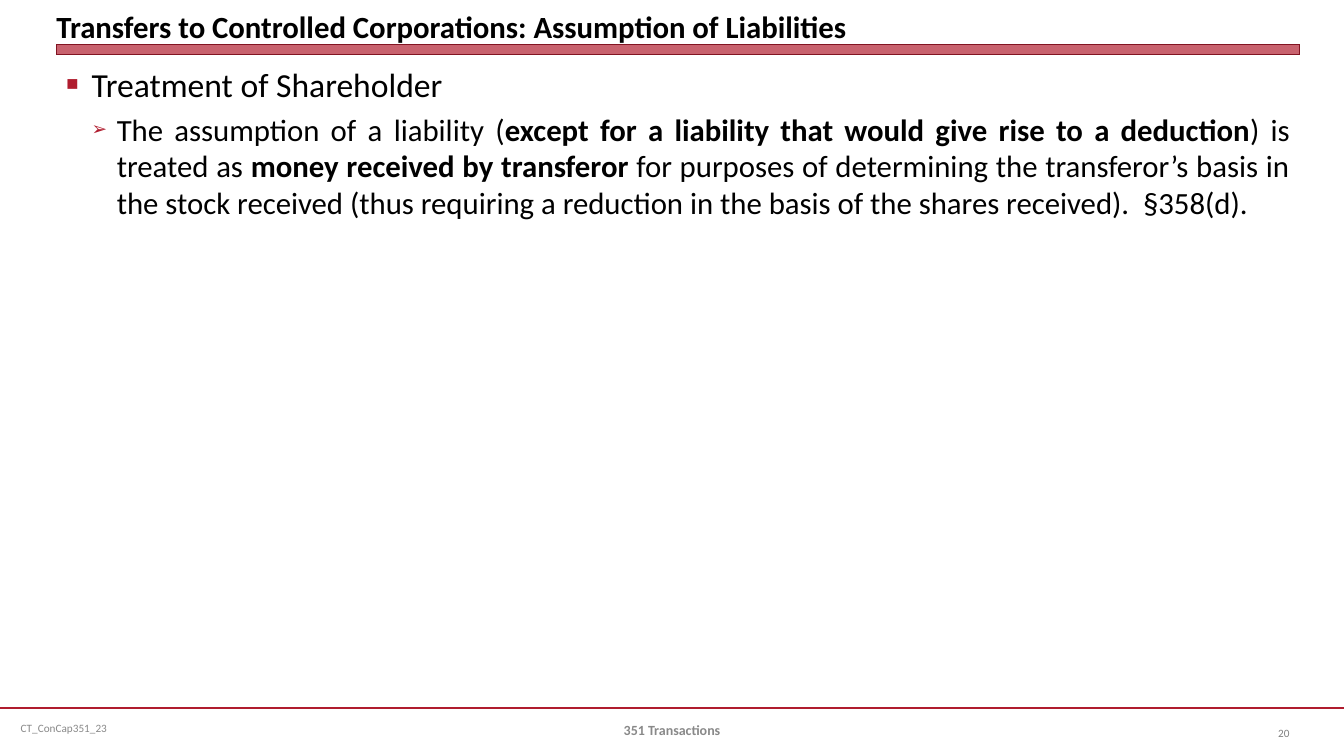
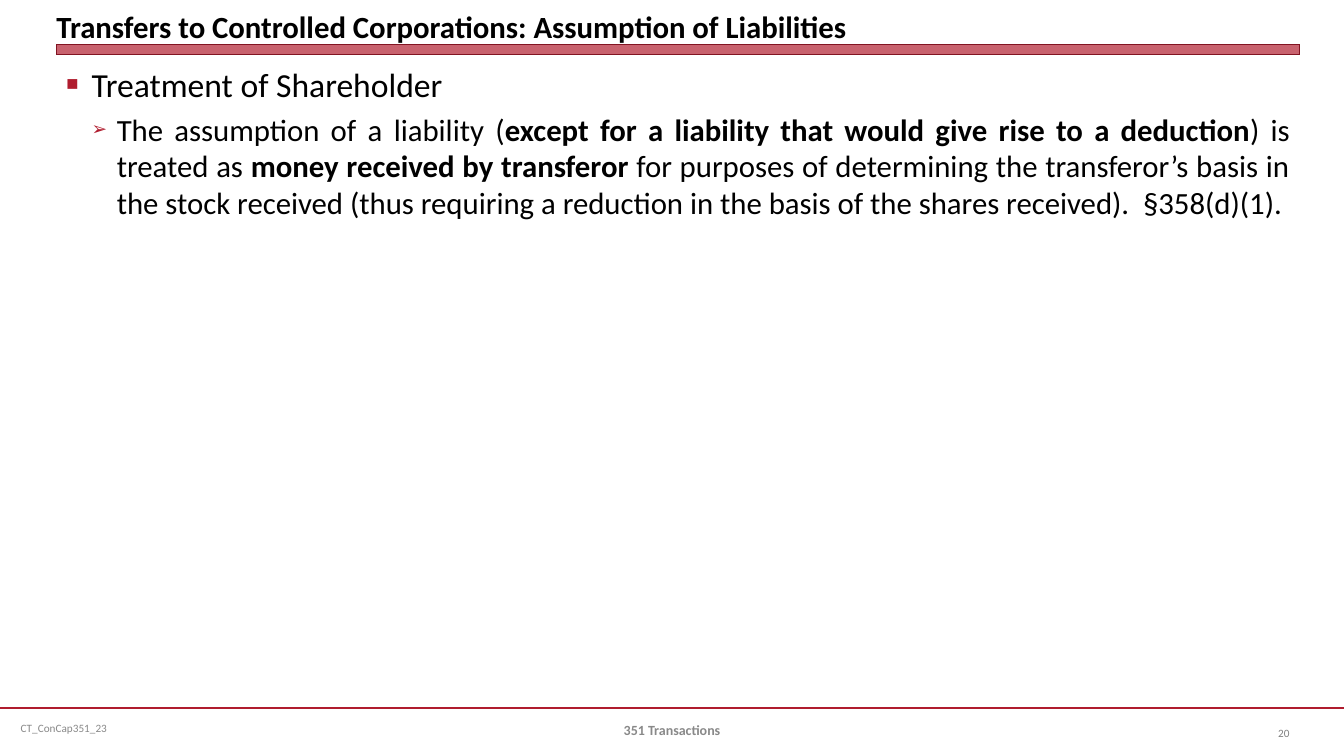
Before and after one commit to jmc877/Corporate-Tax, a slide deck: slide 20 of slides/CT_ConCap351_23.pptx. Drawn at 1344x756 pixels with LibreOffice and Linux fonts; fonts in the diff are those of the drawing. Boxes give left, top, right and bottom in pixels: in the first picture for what was removed or moved away, otherwise in the second. Text is boxed around its words. In the diff, an @@ line names an element or a change of style, - is before the commit and + after.

```diff
--- a/slides/CT_ConCap351_23.pptx
+++ b/slides/CT_ConCap351_23.pptx
@@ text at box(117, 118, 1290, 220): text changed @@
-  ➢ The assumption of a liability (except for a liability that would give rise to a deduction) is treated as money received by transferor for purposes of determining the transferor’s basis in the stock received (thus requiring a reduction in the basis of the shares received). §358(d).
+  ➢ The assumption of a liability (except for a liability that would give rise to a deduction) is treated as money received by transferor for purposes of determining the transferor’s basis in the stock received (thus requiring a reduction in the basis of the shares received). §358(d)(1).
```
Also in this commit, not shown: 6 other slides changed, 1 other file.
